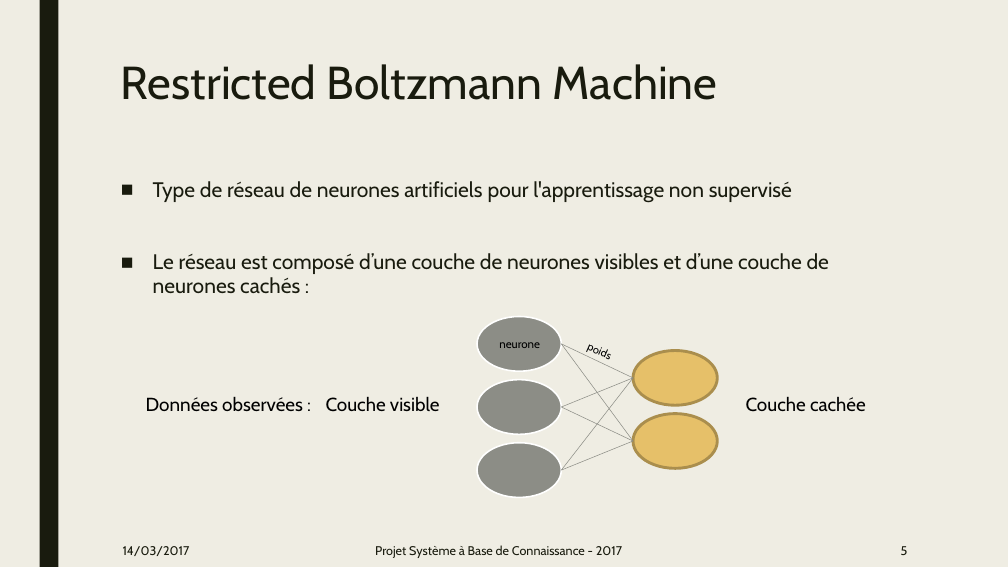
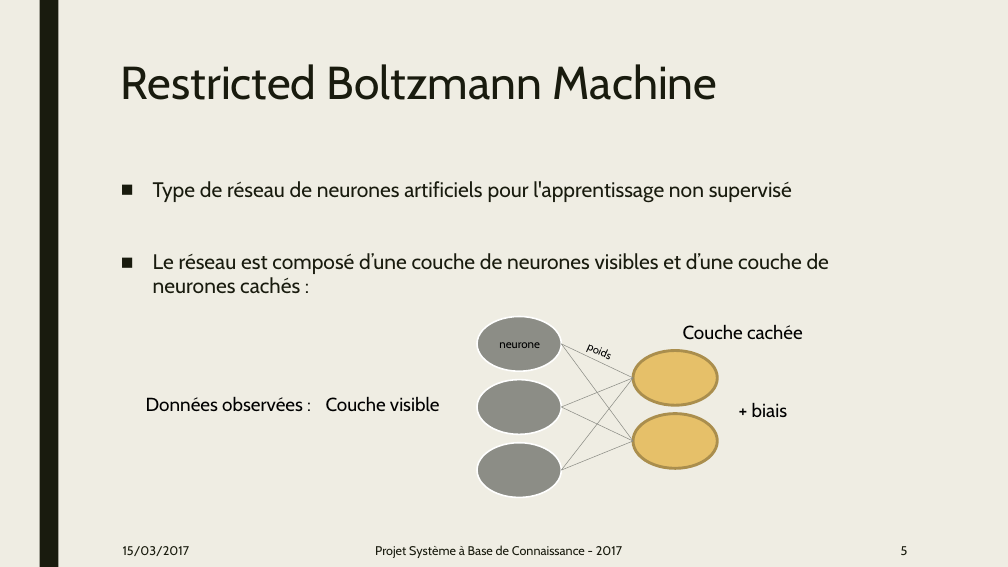
Before and after one commit to GuillaumeHaben/sbc-rbm, a slide deck: slide 4 of Projet_SBC.pptx. Drawn at 1008x567 pixels with LibreOffice and Linux fonts; fonts in the diff are those of the drawing. Boxes give left, top, right and bottom in pixels: in the first picture for what was removed or moved away, otherwise in the second. Text is boxed around its words. In the diff, an @@ line names an element or a change of style, - is before the commit and + after.

```diff
--- a/Projet_SBC.pptx
+++ b/Projet_SBC.pptx
@@ text "Couche cachée": place and size @@
-text "Couche cachée" at (746,396,866,412)
+text "Couche cachée" at (683,324,803,340)
@@ text added at (752,402,787,417), 18 pt, text #000000 @@
++ biais
@@ text at (123,546,190,556): text changed @@
-14/03/2017
+15/03/2017
```
Also in this commit, not shown: 7 other slides changed, 4 slides added, 1 other file.
